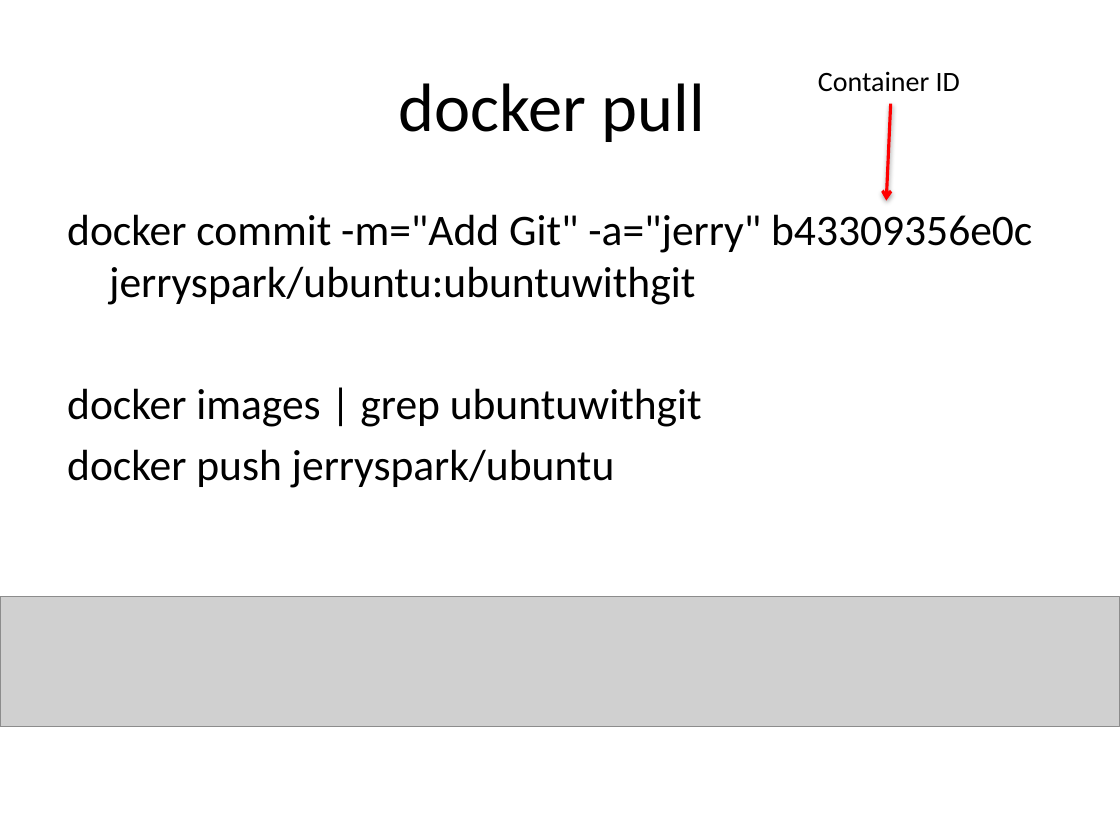
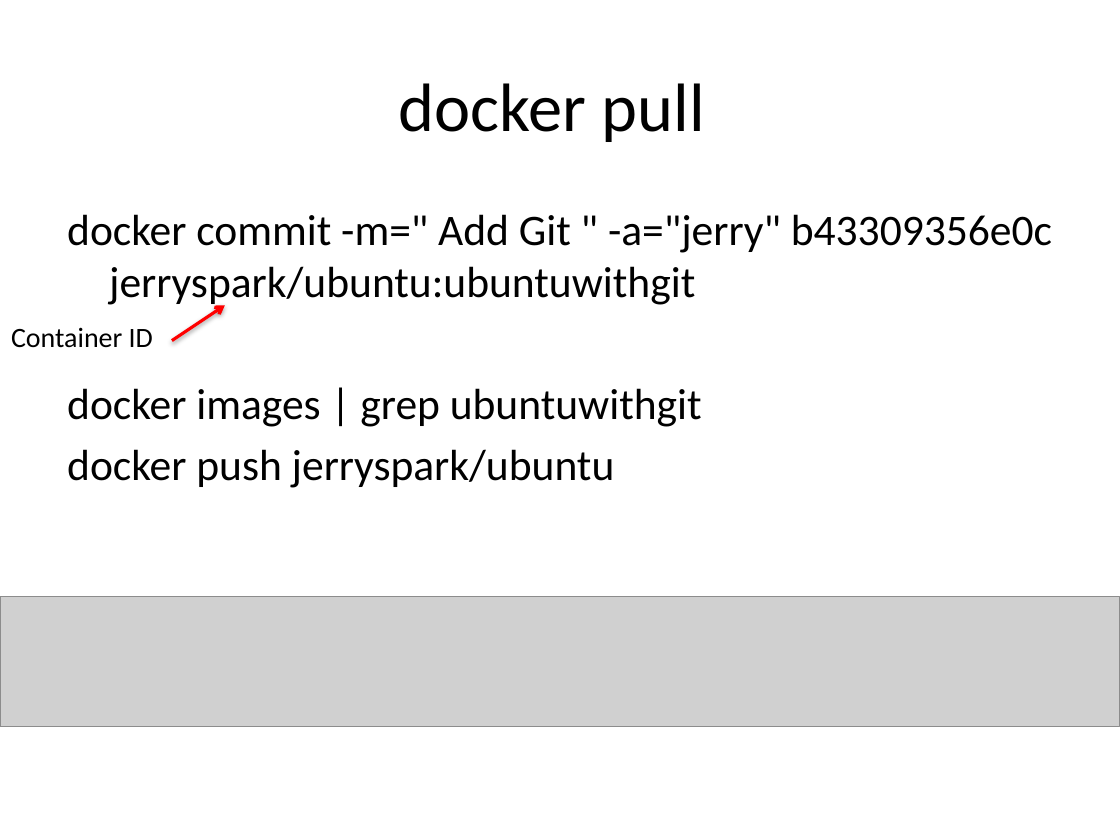
Before and after one commit to jerrywu2013/Docker, a slide deck: slide 19 of Docker.pptx. Drawn at 1120x840 pixels with LibreOffice and Linux fonts; fonts in the diff are those of the drawing; grey boxes stand for pictures; background and template pictures are left out. Boxes give left, top, right and bottom in pixels: in the first picture for what was removed or moved away, otherwise in the second. Text is boxed around its words. In the diff, an @@ line names an element or a change of style, - is before the commit and + after.

```diff
--- a/Docker.pptx
+++ b/Docker.pptx
@@ text at [67,214,1052,308]: spaces changed @@
-docker commit -m="Add Git" -a="jerry" b43309356e0c jerryspark/ubuntu:ubuntuwithgit
+docker commit -m=" Add Git " -a="jerry" b43309356e0c jerryspark/ubuntu:ubuntuwithgit
@@ text "Container ID": place and size @@
-text "Container ID" at [818,71,960,92]
+text "Container ID" at [11,327,153,348]
@@ arrow moved from (890, 104) - (886, 200) to (172, 340) - (225, 306) @@
```
Also in this commit, not shown: 1 slide added, 1 other file.
